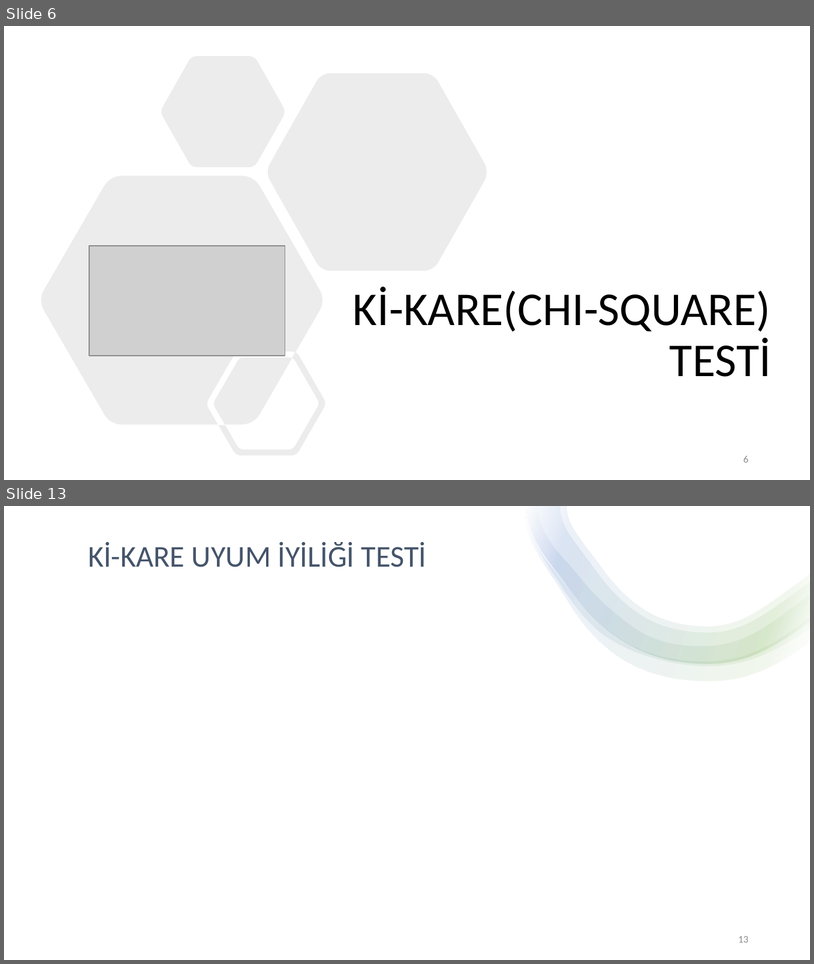
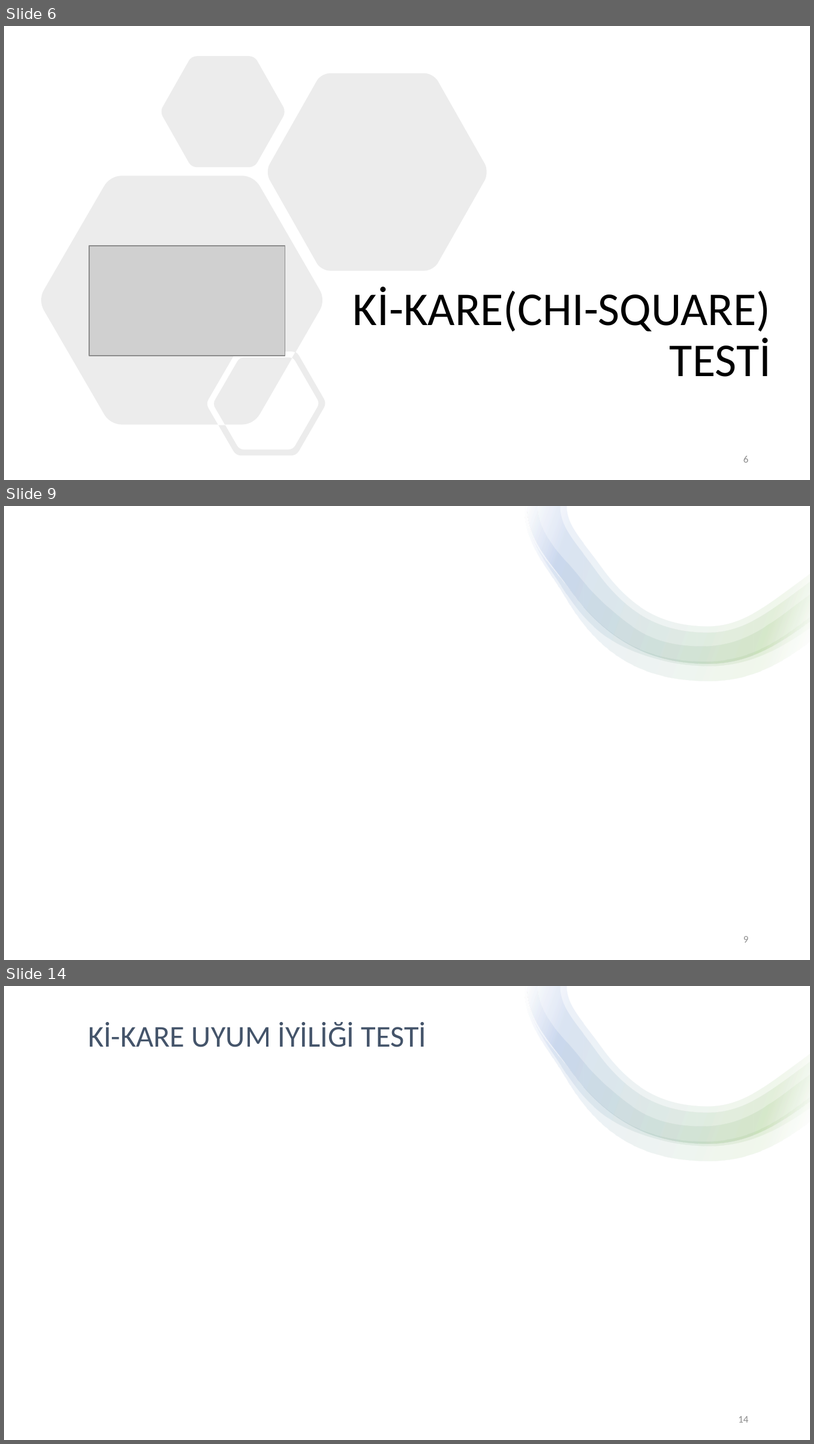
Before and after one commit to chnmzrkgithub/seminer, a slide deck: cihan.pptx. Shown one above the other, each under a label of ours: slides 6 and 13 before the commit, slides 6, 9 and 14 after it; the slides between them are not shown. The pictures are 814x964 and 814x1444 pixels, drawn with LibreOffice and Linux fonts; fonts in the diff are those of the drawing; grey boxes stand for pictures. Boxes give left, top, right and bottom in pixels: in the first picture for what was removed or moved away, otherwise in the second. Text is boxed around its words. In the diff, an @@ line names an element or a change of style, - is before the commit and + after.

```diff
--- a/cihan.pptx
+++ b/cihan.pptx
@@ slide 9 added at [4,506,810,960], background #FFFFFF @@
@@ rectangle added at [4,506,810,960], fill #FFFFFF @@
@@ group added at [524,506,810,681]: 4 freeform shapes @@
@@ page number added at [744,936,749,942], 12 pt, text #8C8C8C @@
+9
@@ what was slide 13 is now slide 14 @@
@@ page number at [738,1416,749,1422]: text changed @@
-13
+14
```
Also in this commit, not shown: 7 slides changed.
